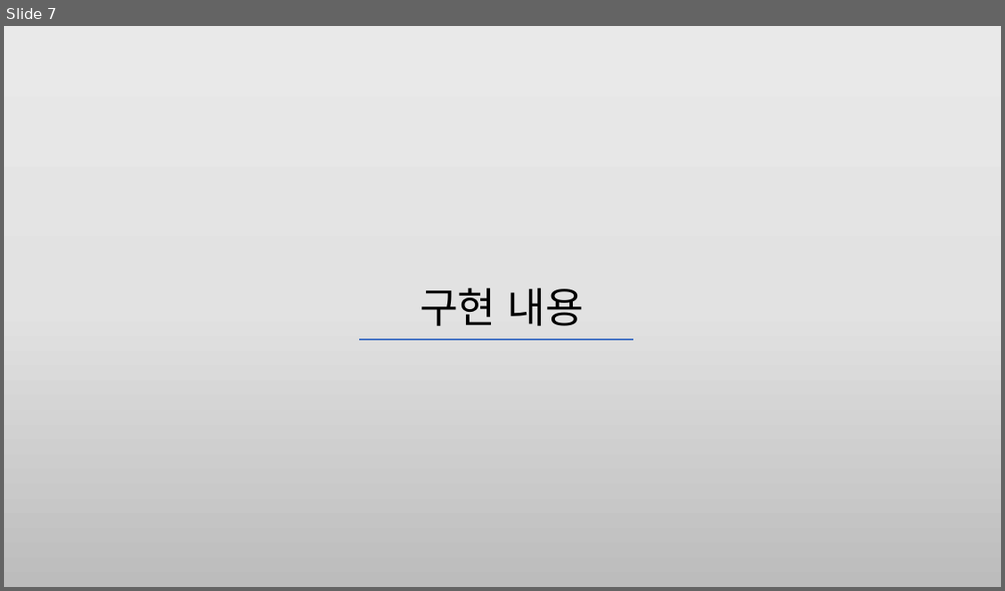
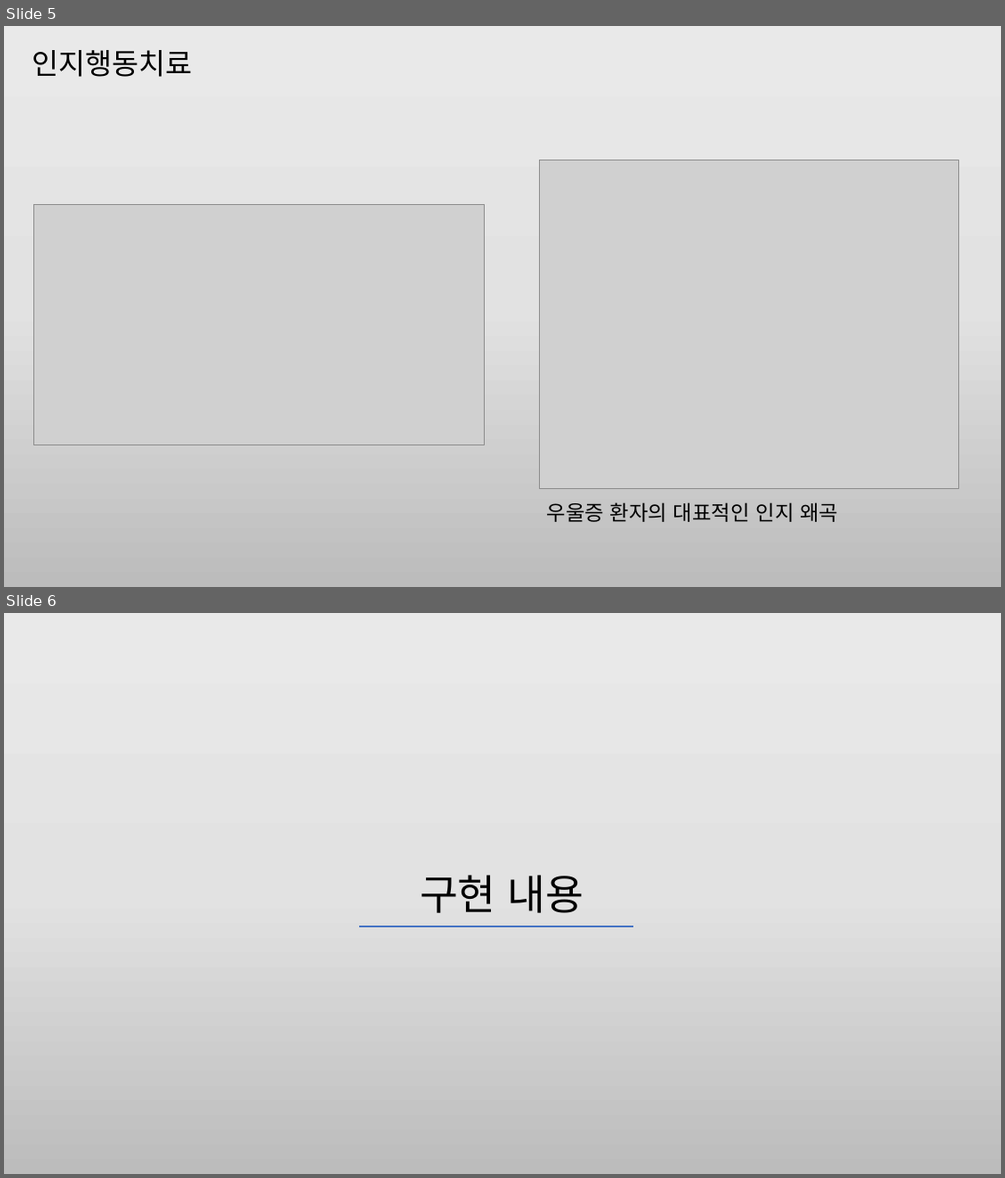
Before and after one commit to HJSUNG/capstone-design_2019, a slide deck: Documents/캡스톤_6조_1주차.pptx. Shown one above the other, each under a label of ours: slide 7 before the commit, slides 5 and 6 after it. The pictures are 1005x591 and 1005x1178 pixels, drawn with LibreOffice and Linux fonts; fonts in the diff are those of the drawing; grey boxes stand for pictures. Boxes give left, top, right and bottom in pixels: in the first picture for what was removed or moved away, otherwise in the second. Text is boxed around its words. In the diff, an @@ line names an element or a change of style, - is before the commit and + after.

```diff
--- a/Documents/캡스톤_6조_1주차.pptx
+++ b/Documents/캡스톤_6조_1주차.pptx
@@ slide 5 added at (4,26,1001,587), background gradient #EBEAEA to #E4E3E3 to #BDBCBC @@
@@ text added at (32,50,193,77), 28 pt, text #000000 @@
+인지행동치료
@@ picture added at (540,160,958,489) @@
@@ picture added at (33,204,484,444) @@
@@ text added at (547,502,838,522), 20 pt, text #000000 @@
+우울증 환자의 대표적인 인지 왜곡
@@ what was slide 7 is now slide 6 @@
```
Also in this commit, not shown: 3 slides changed, 1 other slide added, 3 slides removed.
